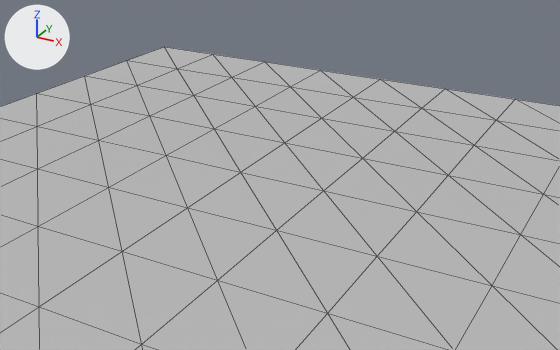
Renders of the FBX model scene.fbx from each side of a commit.
Camera for both pictures: a 50 mm lens placed at (0.01553, -0.02793, 0.0168), pointed at (0.00302, -0.00519, 0.00543). Lighting does not change. The marker at upper left points along +X, +Y and +Z. Mesh edges are drawn as thin lines. Where no turn or scale is listed for an object, it has been applied to the vertices.
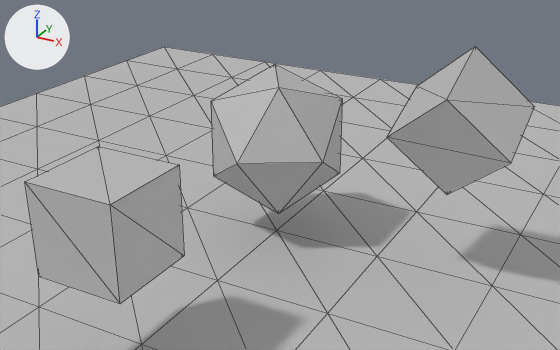
The newer file is also rescaled (x3.0) as a whole; pictures and numbers use the older file's frame.

What changed in the scene script:
```text
Add me_mesh_003:
    me_mesh_003.from_pydata(...)  # an icosphere of 20 faces spanning x -0.00298..0.00298, y -0.00333..0.00333, z -0.00284..0.00284
    me_mesh_003.materials.append(mat_lambert1)  # grey #bcbcbc
Add me_mesh_001:
    me_mesh_001.from_pydata(...)  # a box spanning x -0.00167..0.00167, y -0.00167..0.00167, z -0.00167..0.00167
    me_mesh_001.materials.append(mat_lambert1)  # grey #bcbcbc
Add me_mesh_002:
    me_mesh_002.from_pydata(...)  # 8 vertices, 12 faces; spans x -0.00236..0.00236, y -0.0024..0.0024, z -0.0028..0.0028
    me_mesh_002.materials.append(mat_lambert1)  # grey #bcbcbc
Add ob_pplatonic1:
    ob_pplatonic1 = bpy.data.objects.new('pPlatonic1', me_mesh_003)
    ob_pplatonic1.location = (0.0, 0.0, 0.00457)
Add ob_pcube1:
    ob_pcube1 = bpy.data.objects.new('pCube1', me_mesh_001)
    ob_pcube1.location = (0.0, -0.01109, 0.00546)
Add ob_pcube2:
    ob_pcube2 = bpy.data.objects.new('pCube2', me_mesh_002)
    ob_pcube2.location = (0.00806, 0.0, 0.00672)
```

Location of each change, (x1, y1, x2, y2) in pixels of the pictures (560 x 350 px):
'pCube1', added: after (25, 146, 184, 304)
'pPlatonic1', added: after (211, 65, 342, 214)
'pCube2', added: after (387, 47, 534, 194)
